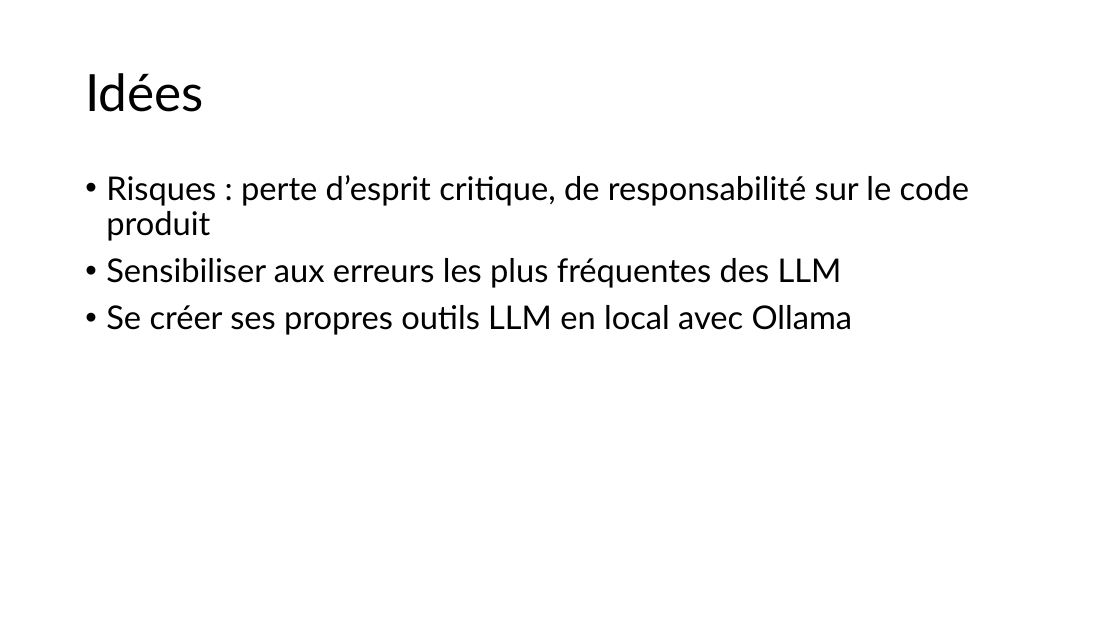
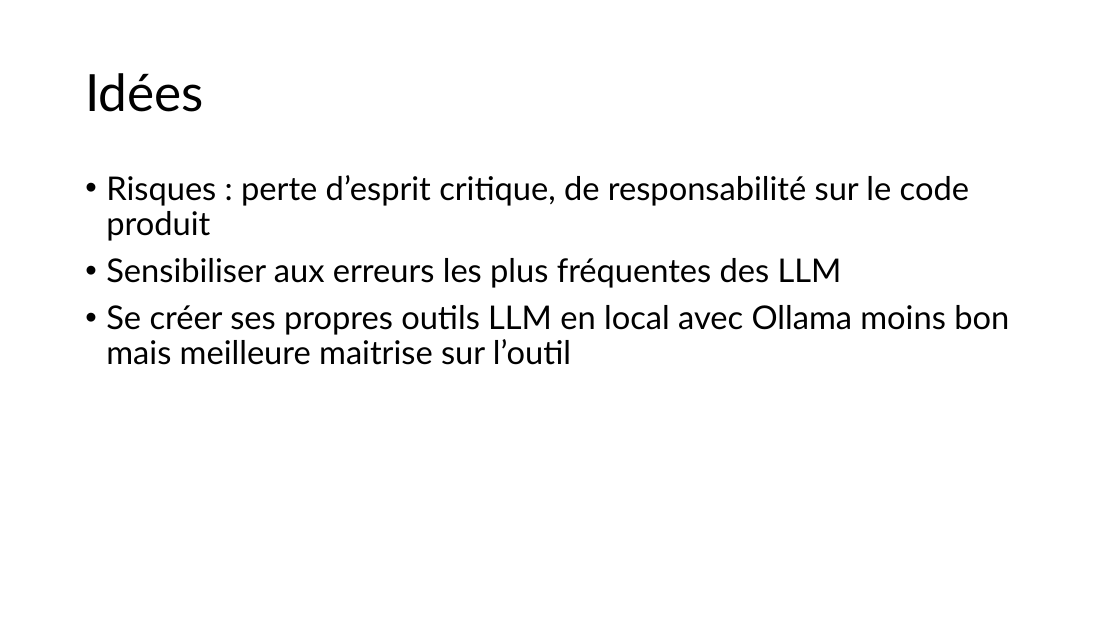
Before and after one commit to Pierre-Loic/prez-Pyconfr-2025, a slide deck: slide 11 of Prez Pyconfr.pptx. Drawn at 1120x630 pixels with LibreOffice and Linux fonts; fonts in the diff are those of the drawing. Boxes give left, top, right and bottom in pixels: in the first picture for what was removed or moved away, otherwise in the second. Text is boxed around its words. In the diff, an @@ line names an element or a change of style, - is before the commit and + after.

```diff
--- a/Prez Pyconfr.pptx
+++ b/Prez Pyconfr.pptx
@@ text at (x1=106, y1=305, x2=1009, y2=365): text changed @@
-• Se créer ses propres outils LLM en local avec Ollama
+• Se créer ses propres outils LLM en local avec Ollama moins bon mais meilleure maitrise sur l’outil
```
Also in this commit, not shown: 1 other slide changed, 10 other files.
